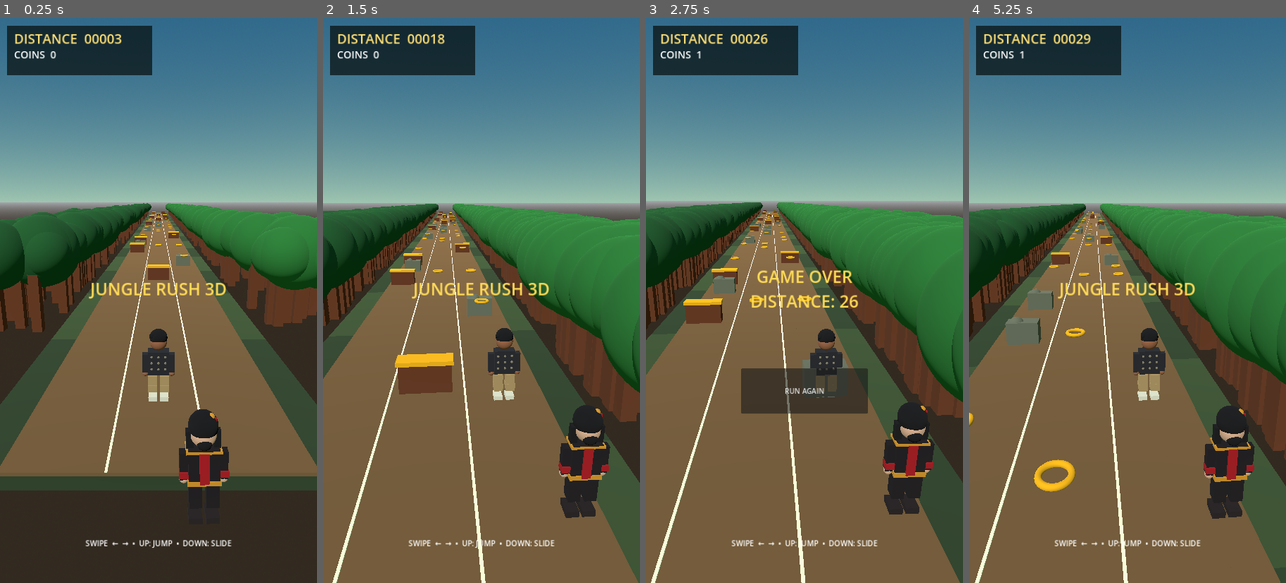
Above: before the commit, frames 1-4 (left to right).
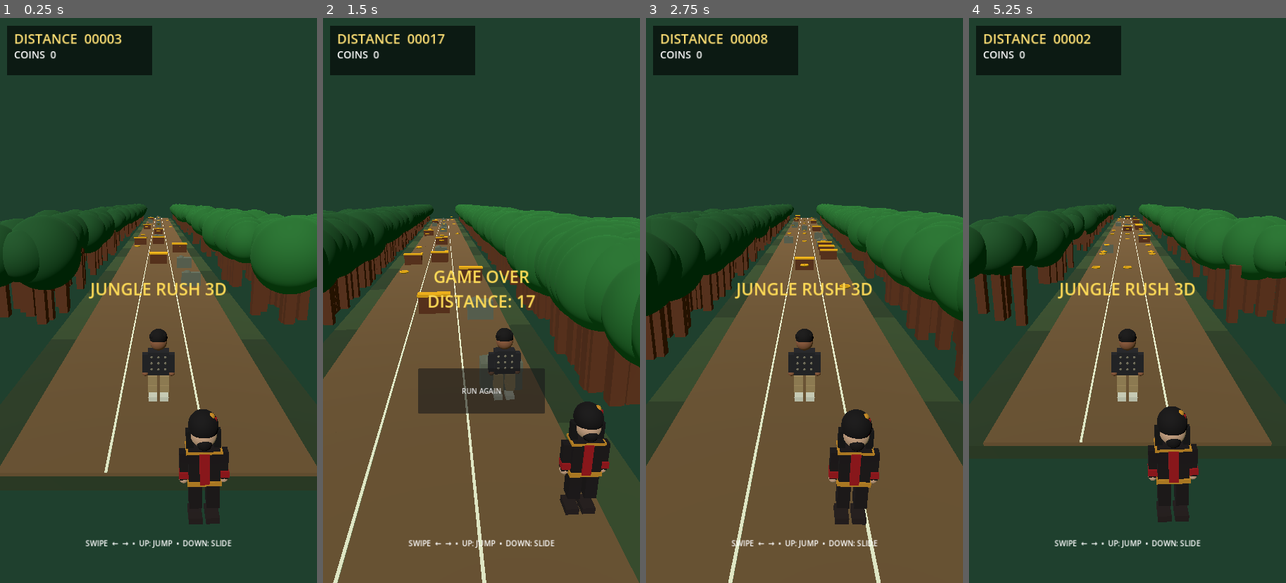
Above: after the commit, the same moments.

Repository: mannasubhadeep81-glitch/studious-octo-fishstick
Game: Godot game, scene res://main.tscn
Two runs of this game, one before a commit and one after it. Both use one fixed random seed, a clock stepped at 60 frames per second and the inputs below.
Inputs (mouse positions are in pixels of both pictures, inside the frame that each line leads up to):
- Up to frame 1 (0.25 s): no input
- Up to frame 2 (1.5 s): tap Enter at 0.5 s; move the mouse to (551, 272) at 0.52 s; hold Right 0.53-1.28 s; click (551, 272) at 0.67 s; tap Space at 0.77 s; move the mouse to (418, 328) at 1.27 s; hold Down from 1.28 s (still down)
- Up to frame 3 (2.75 s): tap Space at 1.52 s; release Down at 2 s; click (804, 390) at 2 s, where only the run after the commit has a clickable "RUN AGAIN"
- Up to frame 4 (5.25 s): click (1127, 390) at 2.75 s, where only the run before the commit has a clickable "RUN AGAIN"; move the mouse to (1159, 176) at 3.52 s; hold Right 3.53-4.28 s; move the mouse to (1111, 413) at 4.27 s; hold Up 4.28-5 s; click (1111, 413) at 4.42 s; tap Space at 4.52 s; click (1127, 390) at 5 s, where only the run after the commit has a clickable "RUN AGAIN"

The runs differ from the first frame. In frame 1, 38% of the frame differs, in the area x 0-100%, y 0-81%; in frame 2, 45%; in frame 3, 68%; in frame 4, 84%, in the area x 0-100%, y 0-100%.

Commit message:
Optimize mobile runner frame rate and reduce rendering load

Diff:
--- a/jungle-rush-3d/scripts/main.gd
+++ b/jungle-rush-3d/scripts/main.gd
@@ -4,7 +4,7 @@
 const START_SPEED := 12.0
 const MAX_SPEED := 27.0
 const SEGMENT_LENGTH := 8.0
-const WORLD_AHEAD := 180.0
+const WORLD_AHEAD := 112.0
 
 var player: Node3D
 var follower: Node3D
@@ -31,6 +31,9 @@
 var materials: Dictionary = {}
 
 func _ready() -> void:
+	# Mobile frame pacing: cap at 60 FPS and keep physics cadence consistent.
+	Engine.max_fps = 60
+	Engine.physics_ticks_per_second = 60
 	rng.randomize()
 	_make_materials()
 	_build_player()
@@ -38,9 +41,9 @@
 	_build_camera()
 	_build_lighting()
 	_build_hud()
-	for i in range(24):
+	for i in range(16):
 		_add_ground_segment(-float(i) * SEGMENT_LENGTH)
-	for i in range(24):
+	for i in range(14):
 		_spawn_row(-18.0 - float(i) * 7.0)
 	_update_hud()
 
@@ -61,6 +64,7 @@
 	var m := StandardMaterial3D.new()
 	m.albedo_color = color
 	m.metallic = metallic
+	m.roughness = 0.92
 	return m
 
 func _box(parent: Node3D, size: Vector3, pos: Vector3, mat: Material) -> MeshInstance3D:
@@ -153,20 +157,16 @@
 func _build_lighting() -> void:
 	var sun := DirectionalLight3D.new()
 	sun.rotation_degrees = Vector3(-48, -25, 0)
-	sun.light_energy = 1.15
+	sun.light_energy = 0.9
+	sun.shadow_enabled = false
 	add_child(sun)
 	var env := WorldEnvironment.new()
 	var environment := Environment.new()
-	environment.background_mode = Environment.BG_SKY
-	var sky := Sky.new()
-	var sky_mat := ProceduralSkyMaterial.new()
-	sky_mat.sky_top_color = Color(0.12, 0.35, 0.52)
-	sky_mat.sky_horizon_color = Color(0.62, 0.77, 0.69)
-	sky.sky_material = sky_mat
-	environment.sky = sky
+	environment.background_mode = Environment.BG_COLOR
+	environment.background_color = Color(0.12, 0.25, 0.18)
 	environment.ambient_light_source = Environment.AMBIENT_SOURCE_COLOR
 	environment.ambient_light_color = Color(0.55, 0.65, 0.53)
-	environment.ambient_light_energy = 0.7
+	environment.ambient_light_energy = 0.55
 	env.environment = environment
 	add_child(env)
 
@@ -179,7 +179,7 @@
 	for lane_x in [-1.1, 1.1]:
 		_box(segment, Vector3(0.06, 0.025, SEGMENT_LENGTH), Vector3(lane_x, 0.06, -SEGMENT_LENGTH / 2.0), materials["white"])
 	for side in [-1, 1]:
-		if rng.randf() < 0.95:
+		if rng.randf() < 0.65:
 			var tree_x := float(side) * rng.randf_range(5.0, 8.0)
 			_box(segment, Vector3(0.45, 2.8, 0.45), Vector3(tree_x, 1.25, -rng.randf_range(1.0, 7.0)), materials["wood"])
 			_sphere(segment, rng.randf_range(1.1, 1.7), Vector3(tree_x, 3.3, -rng.randf_range(1.0, 7.0)), materials["leaf"] if side == -1 else materials["leaf2"])
@@ -212,6 +212,8 @@
 	coin.position = Vector3(x, 1.1, z)
 	add_child(coin)
 	var ring := TorusMesh.new()
+	ring.rings = 6
+	ring.ring_segments = 8
 	ring.inner_radius = 0.22
 	ring.outer_radius = 0.34
 	var visual := MeshInstance3D.new()
@@ -334,7 +336,7 @@
 		player.scale.y = 0.55
 	else:
 		player.scale.y = 1.0
-	camera.position.x = lerpf(camera.position.x, player.position.x * 0.35, delta * 2.5)
+	camera.position.x = lerpf(camera.position.x, player.position.x * 0.35, minf(1.0, delta * 2.5))
 	camera.position.z = player.position.z + 9.5
 	camera.position.y = 5.5 + player.position.y * 0.35
 	camera.look_at(player.position + Vector3(0, 1.1, -7.0), Vector3.UP)
